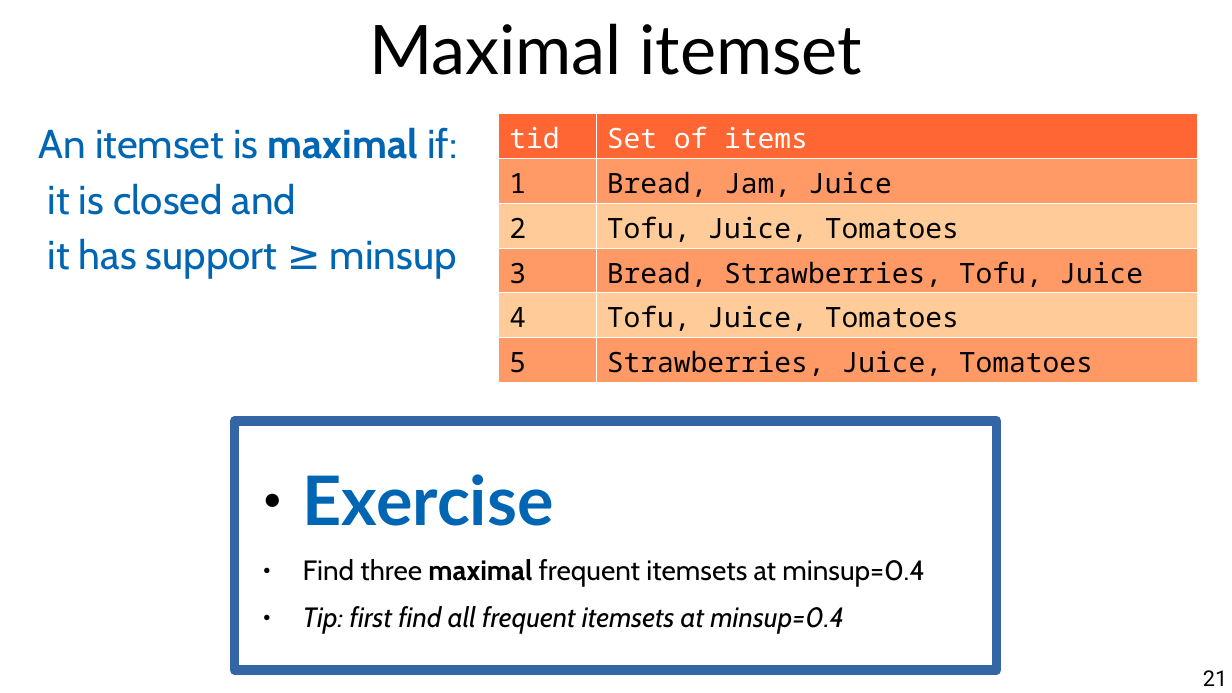
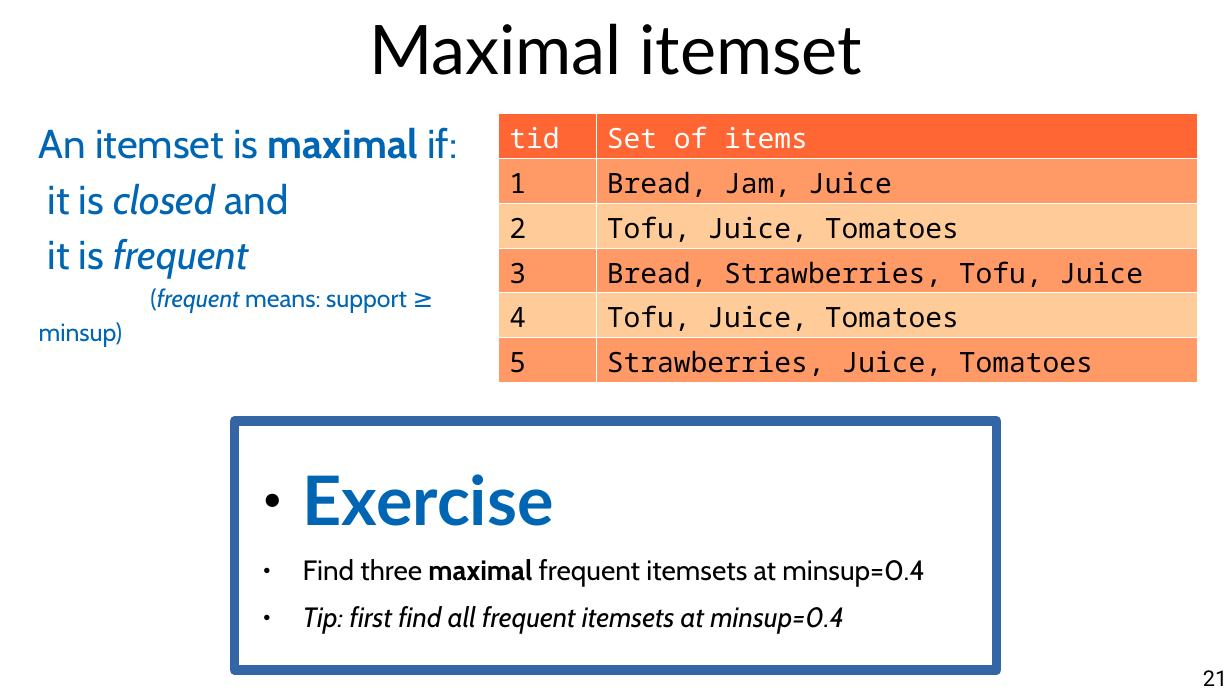
Before and after one commit to chatox/data-mining-course, a slide deck: slide 21 of theory/odp/tt11_itemsets.odp. Drawn at 1232x693 pixels with LibreOffice and Linux fonts; fonts in the diff are those of the drawing. Boxes give left, top, right and bottom in pixels: in the first picture for what was removed or moved away, otherwise in the second. Text is boxed around its words. In the diff, an @@ line names an element or a change of style, - is before the commit and + after.

```diff
--- a/theory/odp/tt11_itemsets.odp
+++ b/theory/odp/tt11_itemsets.odp
@@ text at [39, 127, 457, 215]: italic on in "closed" @@
@@ text at [39, 238, 407, 346]: text changed; size 26 to 16 pt @@
-it has support ≥ minsup
+it is frequent
+(frequent means: support ≥ minsup)
```
Also in this commit, not shown: 2 other slides changed, 3 other files.
